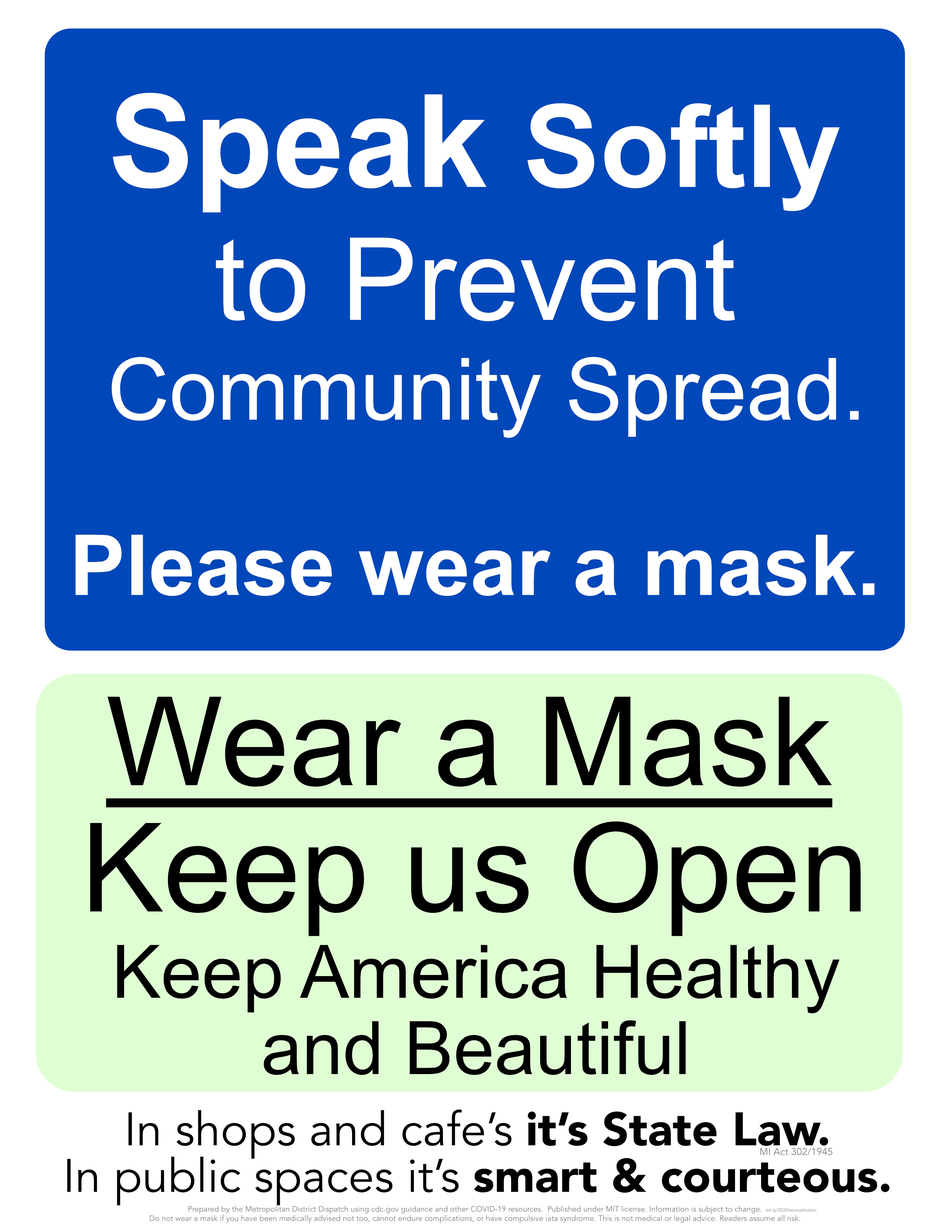
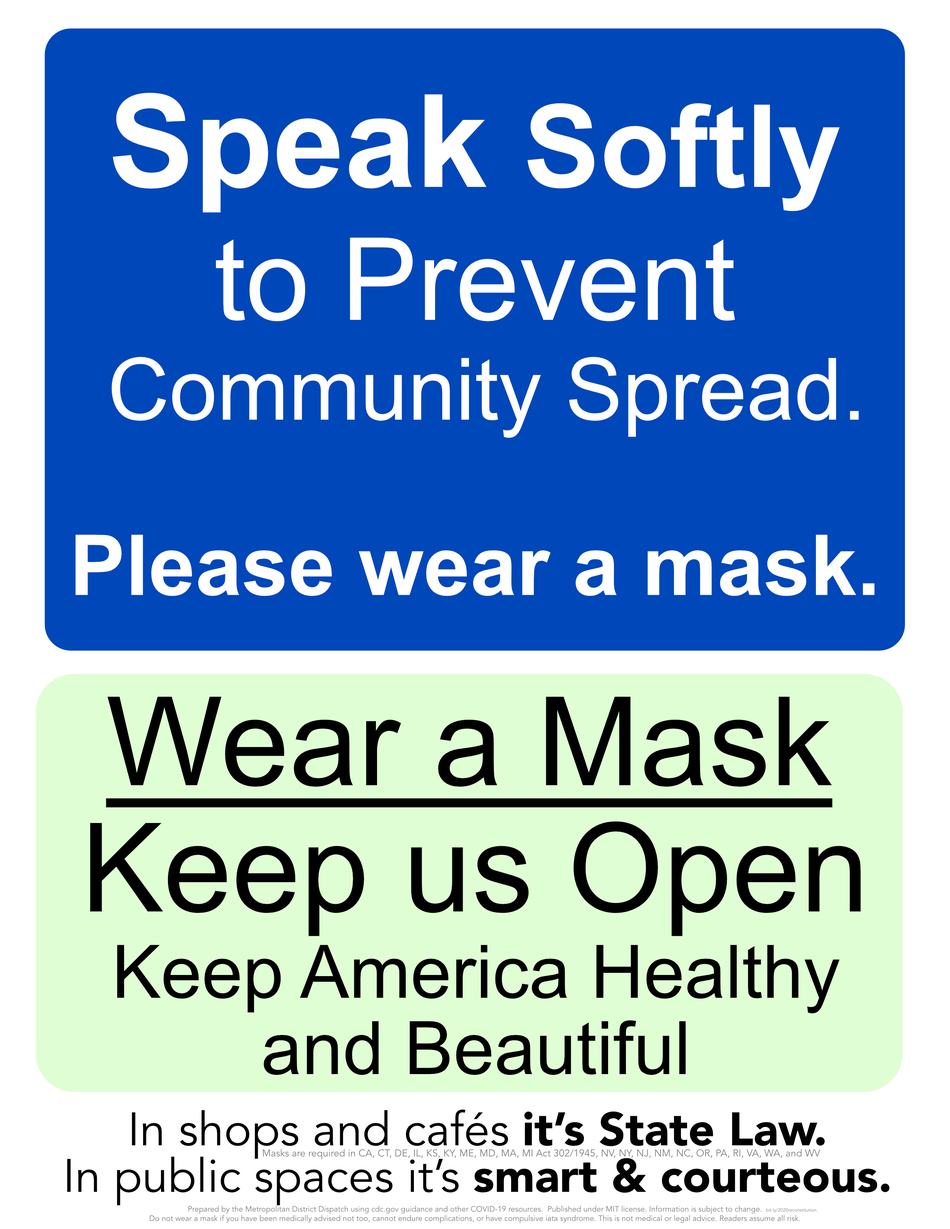
Before/after of a 950 × 1229 layered artwork. What changed in the layer stack:
painted on (unnamed layer) (6th of 15, in (unnamed layer)) over [262,1148,833,1160]
painted on (unnamed layer) (7th of 15, in (unnamed layer)) over [128,1109,829,1160]
